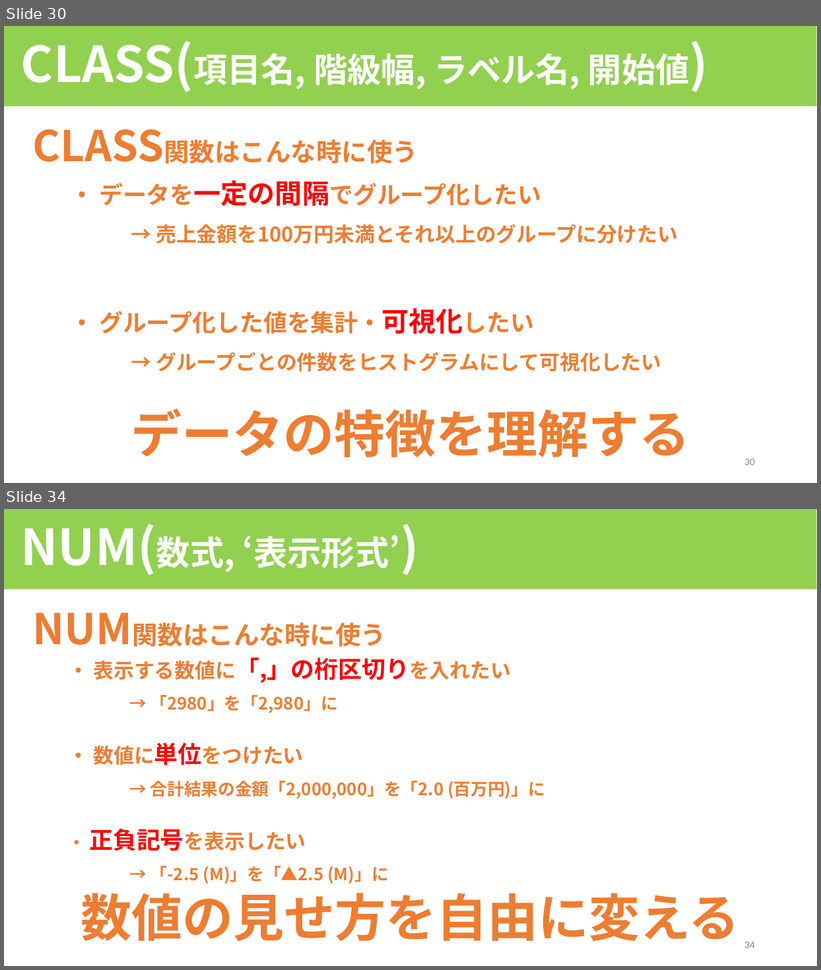
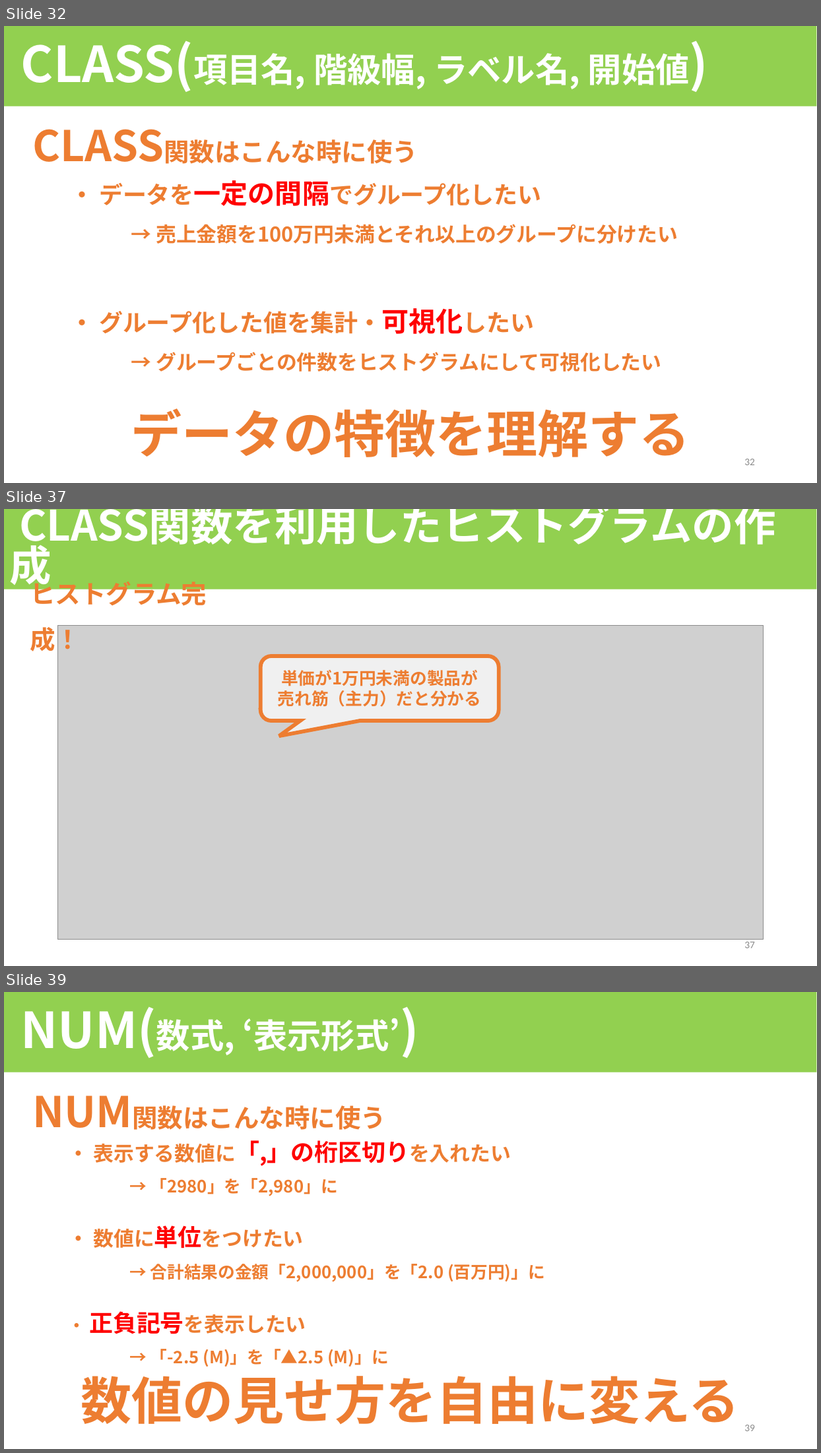
Before and after one commit to HOTNIDAS/inv_app, a slide deck: QlikViewセミナー(応用編1).pptx. Shown one above the other, each under a label of ours: slides 30 and 34 before the commit, slides 32, 37 and 39 after it; the slides between them are not shown. The pictures are 821x970 and 821x1453 pixels, drawn with LibreOffice and Linux fonts; fonts in the diff are those of the drawing; grey boxes stand for pictures. Boxes give left, top, right and bottom in pixels: in the first picture for what was removed or moved away, otherwise in the second. Text is boxed around its words. In the diff, an @@ line names an element or a change of style, - is before the commit and + after.

```diff
--- a/QlikViewセミナー(応用編1).pptx
+++ b/QlikViewセミナー(応用編1).pptx
@@ slide 37 added at box(4, 509, 817, 966), background #FFFFFF @@
@@ rectangle added at box(4, 509, 816, 590), fill #92D050, 49.5 pt, text #FFFFFF, bold @@
+CLASS関数を利用したヒストグラムの作成
@@ text added at box(30, 578, 207, 656), 30 pt, text #ED7D31, bold @@
+ヒストグラム完成！
@@ picture added at box(57, 626, 764, 940) @@
@@ rounded speech box added at box(261, 656, 499, 721), fill #FFFFFF at 70% opacity, outline #ED7D31 4.5 pt, 20 pt, text #ED7D31, bold @@
+単価が1万円未満の製品が
+売れ筋（主力）だと分かる
@@ page number added at box(745, 942, 755, 949), 12 pt, text #8C8C8C @@
+37
@@ what was slide 30 is now slide 32 @@
@@ page number at box(745, 459, 755, 466): text changed @@
-30
+32
@@ what was slide 34 is now slide 39 @@
@@ page number at box(745, 1425, 755, 1432): text changed @@
-34
+39
```
Also in this commit, not shown: 2 slides changed, 8 other slides added, 2 slides removed.
